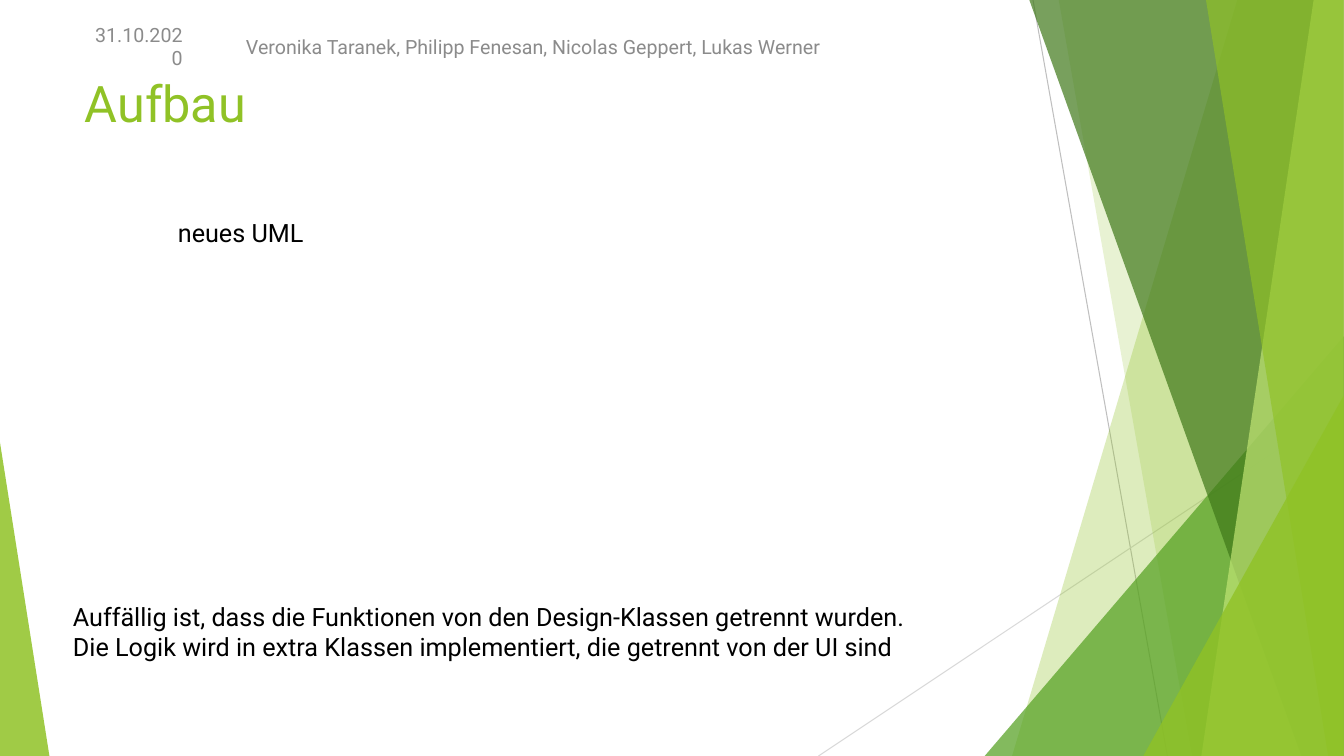
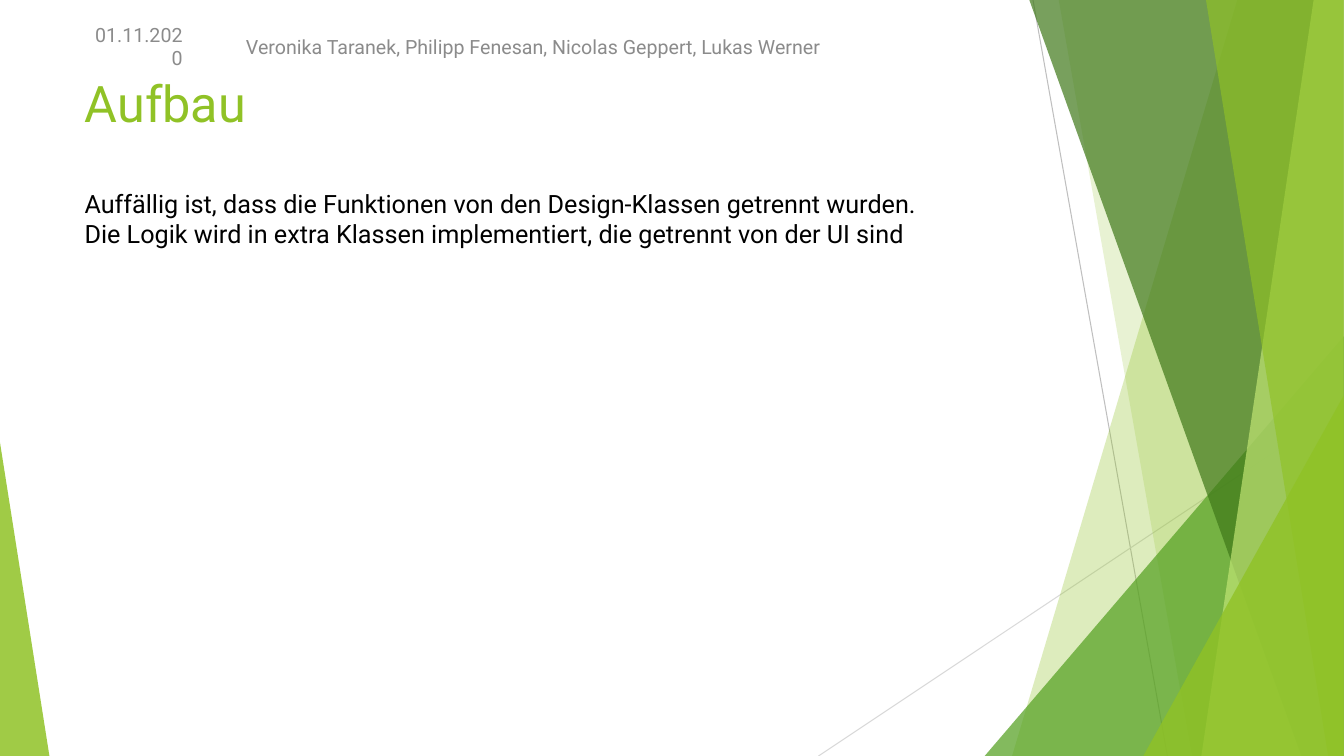
Before and after one commit to NicoGep/Programming_Project, a slide deck: slide 14 of presentation/wanderoo – Gruppe 3.pptx. Drawn at 1344x756 pixels with LibreOffice and Linux fonts; fonts in the diff are those of the drawing. Boxes give left, top, right and bottom in pixels: in the first picture for what was removed or moved away, otherwise in the second. Text is boxed around its words. In the diff, an @@ line names an element or a change of style, - is before the commit and + after.

```diff
--- a/presentation/wanderoo – Gruppe 3.pptx
+++ b/presentation/wanderoo – Gruppe 3.pptx
@@ text at box(95, 28, 183, 42): text changed @@
-31.10.2020
+01.11.2020
@@ text "Auffällig ist, dass die Funktionen ...": place and size @@
-text "Auffällig ist, dass die Funktionen ..." at box(73, 607, 904, 662)
+text "Auffällig ist, dass die Funktionen ..." at box(85, 194, 915, 249)
@@ text removed at box(178, 224, 304, 243) @@
-neues UML
```
Also in this commit, not shown: 12 other slides changed, 2 slides added.
